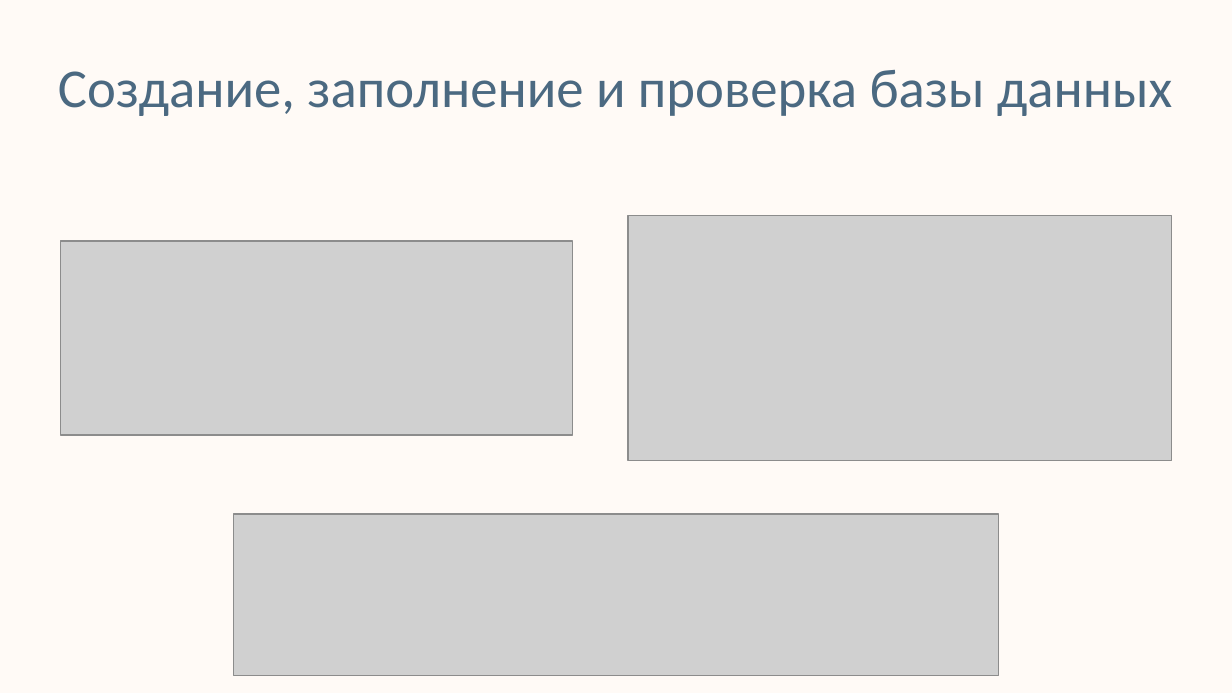
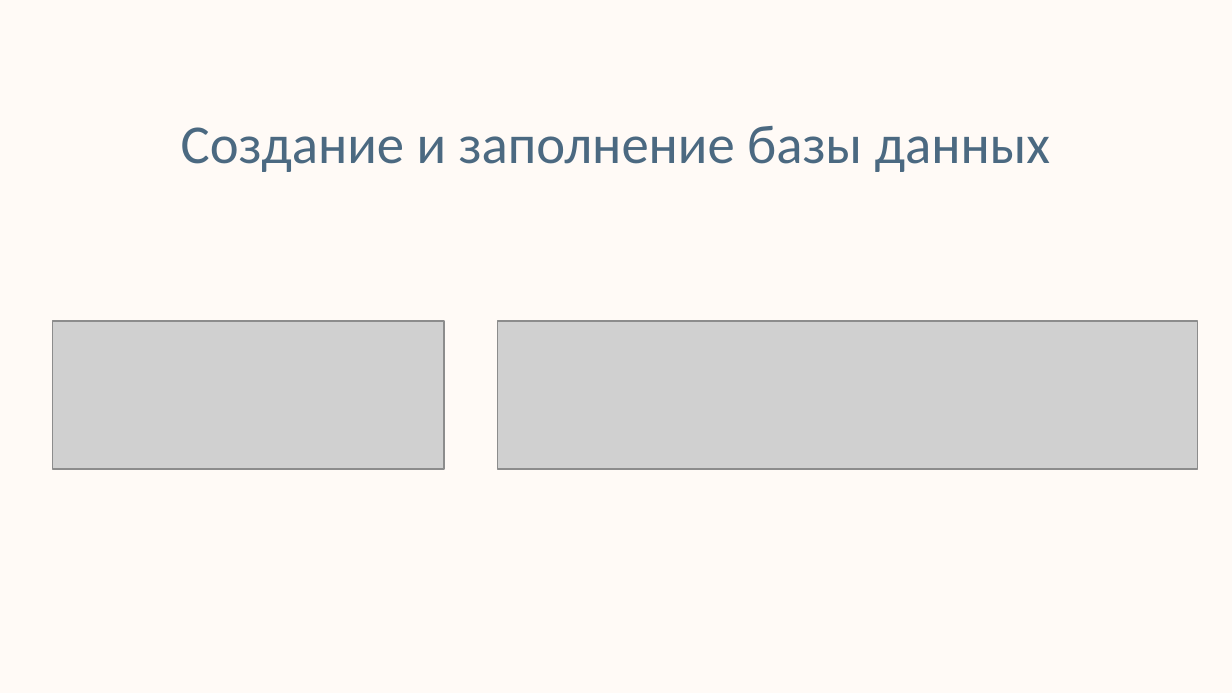
Before and after one commit to stager62/database_project, a slide deck: slide 4 of presentation.pptx. Drawn at 1232x693 pixels with LibreOffice and Linux fonts; fonts in the diff are those of the drawing; grey boxes stand for pictures; background and template pictures are left out. Boxes give left, top, right and bottom in pixels: in the first picture for what was removed or moved away, otherwise in the second. Text is boxed around its words. In the diff, an @@ line names an element or a change of style, - is before the commit and + after.

Commit message:
presentation_fix_2

```diff
--- a/presentation.pptx
+++ b/presentation.pptx
@@ text at (181, 126, 1051, 172): text changed @@
-Создание, заполнение и проверка базы данных
+Создание и заполнение базы данных
@@ picture removed at (628, 216, 1172, 461) @@
@@ picture: place and size @@
-picture at (60, 241, 573, 435)
+picture at (53, 322, 445, 469)
@@ picture: place and size @@
-picture at (234, 514, 999, 675)
+picture at (498, 322, 1199, 469)
```
Also in this commit, not shown: 1 other slide changed, 4 slides added, 1 slide removed, 1 other file.
